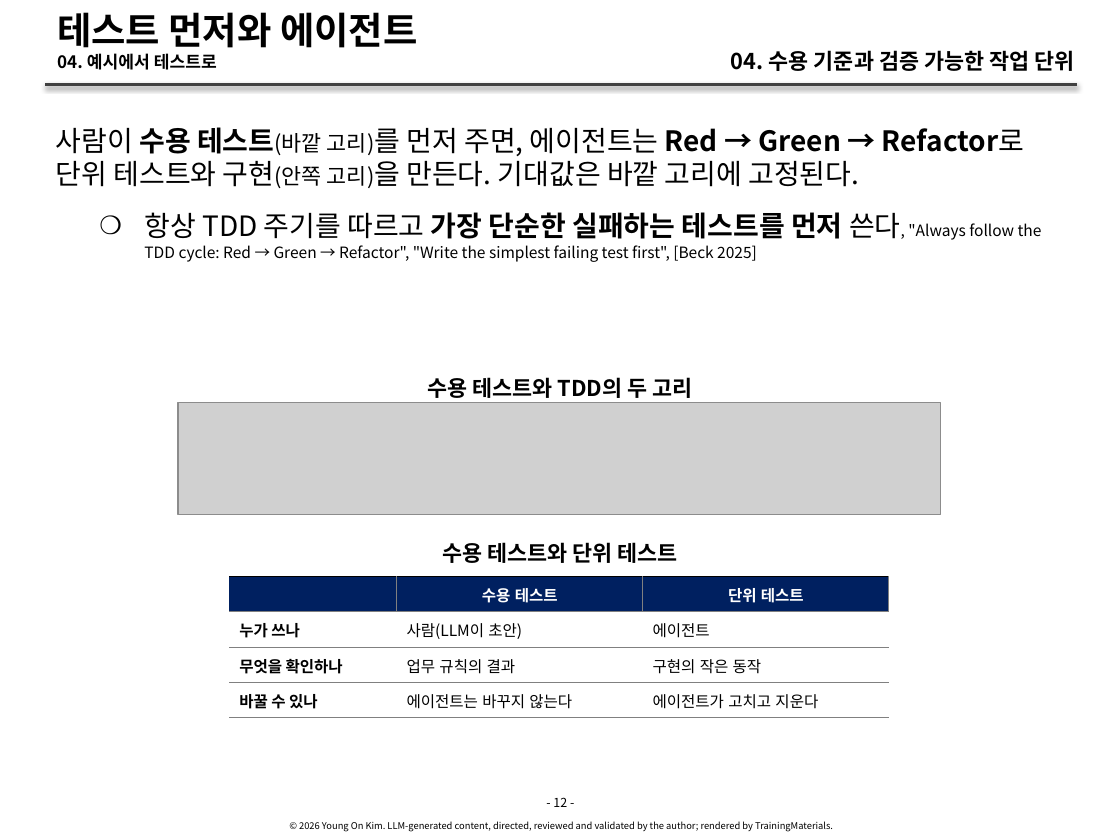
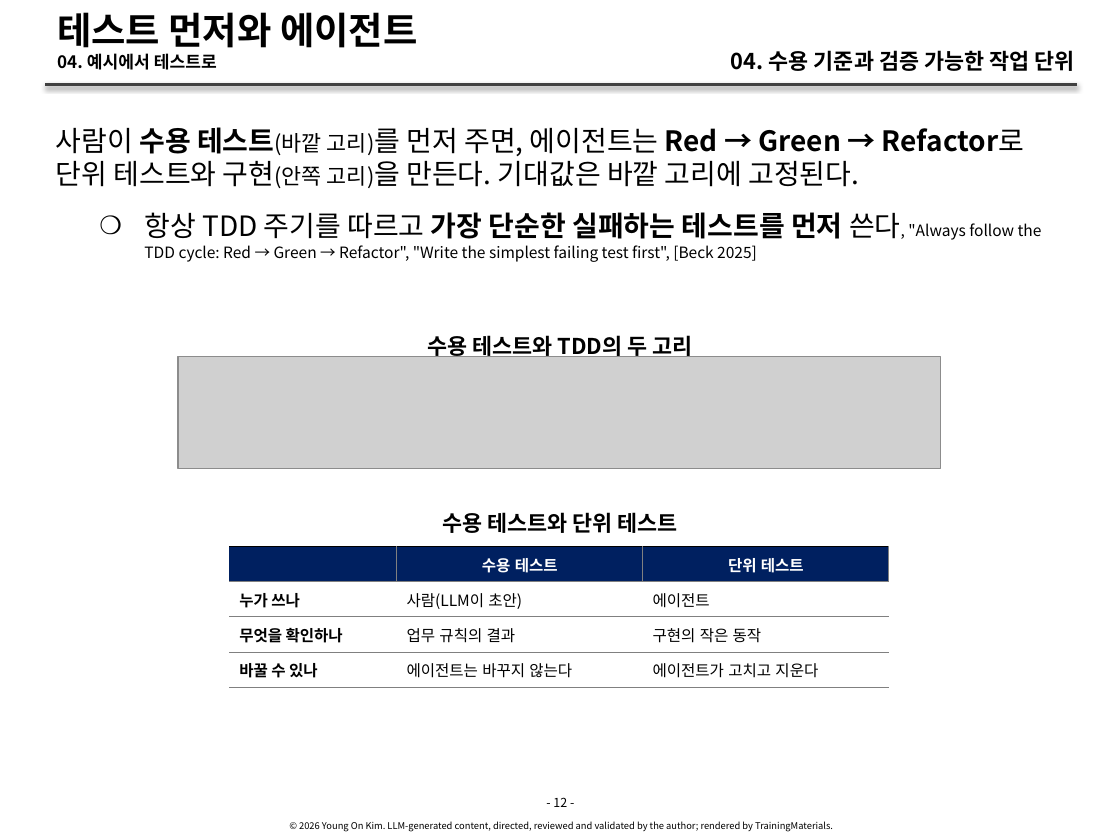
Before and after one commit to YoungSan77/TrainingMaterials, a slide deck: slide 12 of courses/ai-native/sessions/s04.pptx. Drawn at 1120x840 pixels with LibreOffice and Linux fonts; fonts in the diff are those of the drawing; grey boxes stand for pictures. Boxes give left, top, right and bottom in pixels: in the first picture for what was removed or moved away, otherwise in the second. Text is boxed around its words. In the diff, an @@ line names an element or a change of style, - is before the commit and + after.

```diff
--- a/courses/ai-native/sessions/s04.pptx
+++ b/courses/ai-native/sessions/s04.pptx
@@ text "수용 테스트와 TDD의 두 고리" moved from (x1=427, y1=377, x2=692, y2=398) to (x1=427, y1=333, x2=692, y2=357) @@
@@ picture moved from (x1=178, y1=402, x2=941, y2=514) to (x1=178, y1=356, x2=941, y2=468) @@
@@ text "수용 테스트와 단위 테스트" moved from (x1=442, y1=542, x2=677, y2=563) to (x1=442, y1=512, x2=677, y2=533) @@
@@ table resized from (x1=230, y1=577, x2=889, y2=840) to (x1=230, y1=547, x2=889, y2=840) @@
```
Also in this commit, not shown: 16 other slides changed, 10 other files.
